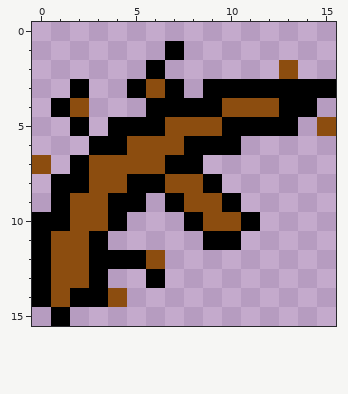
Pixel-art sprite -- sprites/spr_ingredient_root/2100d142-d246-48fc-b955-1c275e878589.png. Above, as it was before the edit.
The file is 16x16 pixels.
The same view after the edit:
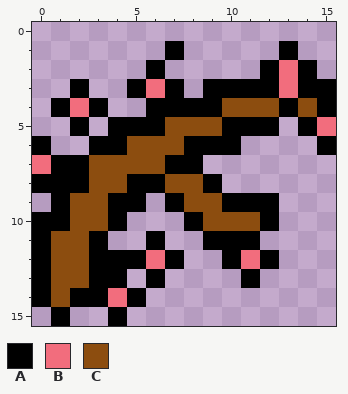
Palette (. is transparent): A #000000  B #f26d7d  C #8c4d0f
Changes in this commit:
There is now colour A in row 1 at x 13; in row 2 at x 12 and 14; in row 4 at x 3 and 15; in row 5 at x 14; in row 6 at x 0 and 15; in row 7 at x 1.
There is now colour A in row 8 at x 0; in row 9 at x 11 to 12; in row 10 at x 12; in row 11 at x 6 and 11; in row 12 at x 7, 10 and 12; in row 13 at x 4 and 11.
There is now colour A in row 14 at x 5; in row 15 at x 4.
There is now colour B in row 12 at x 11.
The edit turns colour A into colour B in row 3 at x 13.
The edit turns colour C into colour B in row 2 at x 13; in row 3 at x 6; in row 4 at x 2; in row 5 at x 15; in row 7 at x 0; in row 12 at x 6.
The edit turns colour C into colour B in row 14 at x 4.
The edit turns colour A into colour C in row 4 at x 14; in row 10 at x 11.
Colour A is gone in row 5 at x 13.
Boxes around the changes in both pictures, in picture pixels (x1, y1, x2, y2):
changed: (32, 41, 336, 326)
